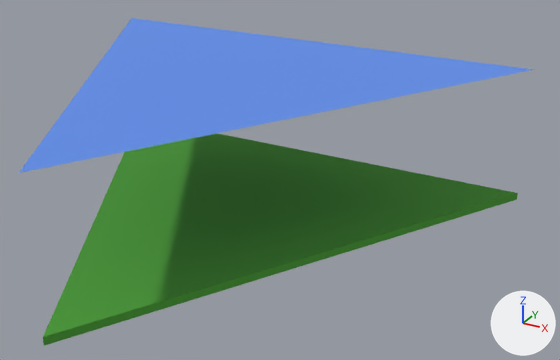
A saved change to the glTF model public/assets/1.glb.
The view is the same before and after, from a 50 mm lens placed at (0.779, -0.68, 0.707), pointed at (0.145, 0.473, 0.131). The lights are fixed; the arrows at lower right show +X, +Y and +Z. Where no turn or scale is listed for an object, it has been applied to the vertices. Vertices at the same position are counted once.

Names of what the first picture shows: 'ground.001', 'top.001'.
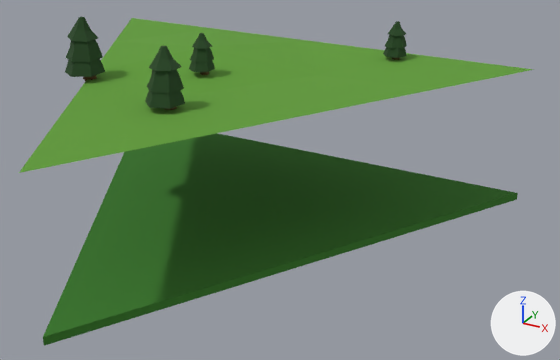
Pixel boxes [x1, y1, x2, y2] of what changed, in the pictures (560 x 360 px; the box of a moved part takes in the faces that stretch with it):
'ground.001', recoloured: [43, 133, 518, 346] in both
'tree2', added (green): after [145, 46, 185, 110]
    faces in mat_tree (dark green #264722): [145, 46, 185, 109]
'tree3', added (green): after [65, 17, 105, 81]
    faces in mat_tree (dark green #264722): [65, 17, 105, 77]
'tree4', added (green): after [189, 33, 215, 75]
    faces in mat_tree (dark green #264722): [189, 33, 215, 72]
'tree1', added (green): after [383, 21, 407, 60]
    faces in mat_tree (dark green #264722): [383, 21, 407, 58]
part 1 of me_cylinder_010, moved or reshaped: [19, 18, 534, 173] in both

Diff of the bpy script that builds the scene:
```diff
--- a/public/assets/1.glb.py
+++ b/public/assets/1.glb.py
@@ me_cylinder_010 @@
-me_cylinder_010.from_pydata(...)  # 33 vertices, 31 faces; spans x -0.5..0.5, y 0.0..0.866, z 0.292
-me_cylinder_010.materials.append(mat_material_003)  # blue #618de7
+me_cylinder_010.from_pydata(...)  # 33 vertices, 33 faces; spans x -0.5..0.5, y 0.0..0.866, z 0.285..0.309
+# me_cylinder_010 part 1
+# 11 vertices are removed from x -0.315..0.315, y 0.0..0.866, z 0.292
+# 23 faces are deleted
+# 11 vertices are added at x -0.375..0.375, y 0.217..0.866, z 0.285..0.309
+# 25 new faces join them
+me_cylinder_010.materials.append(mat_top)  # green #609c34
@@ me_circle_014 @@
 me_circle_014.from_pydata(...)  # 8 vertices, 12 faces; spans x -0.5..0.5, y 0.0..0.866, z 0.0..0.015
-me_circle_014.materials.append(mat_material_001)  # green #499c34
+me_circle_014.materials.append(mat_ground)  # dark green #367825
@@ ob_tree1 @@
+ob_tree1 = bpy.data.objects.new('tree1', me_cylinder_023)  # 72 vertices, 128 faces; spans x -0.0244..0.0258, y -0.025..0.0232, z -0.0516..0.0269; in mat_tree (dark green #264722), mat_wood (brown #543a13)
+ob_tree1.location = (0.228, 0.815, 0.341)
@@ ob_tree4 @@
+ob_tree4 = bpy.data.objects.new('tree4', me_cylinder_020)  # 72 vertices, 128 faces; spans x -0.0221..0.0215, y -0.0288..0.0219, z -0.073..0.0056; in mat_tree (dark green #264722), mat_wood (brown #543a13)
+ob_tree4.location = (-0.046, 0.515, 0.369)
@@ ob_tree3 @@
+ob_tree3 = bpy.data.objects.new('tree3', me_cylinder_016)  # 72 vertices, 128 faces; spans x -0.0333..0.0324, y -0.0434..0.0329, z -0.1099..0.0087; in mat_tree (dark green #264722), mat_wood (brown #543a13)
+ob_tree3.location = (-0.229, 0.396, 0.4)
@@ ob_tree2 @@
+ob_tree2 = bpy.data.objects.new('tree2', me_cylinder_012)  # 72 vertices, 128 faces; spans x -0.0341..0.0326, y -0.0397..0.0301, z -0.1022..0.0078; in mat_tree (dark green #264722), mat_wood (brown #543a13)
+ob_tree2.location = (0.008, 0.328, 0.389)
```
